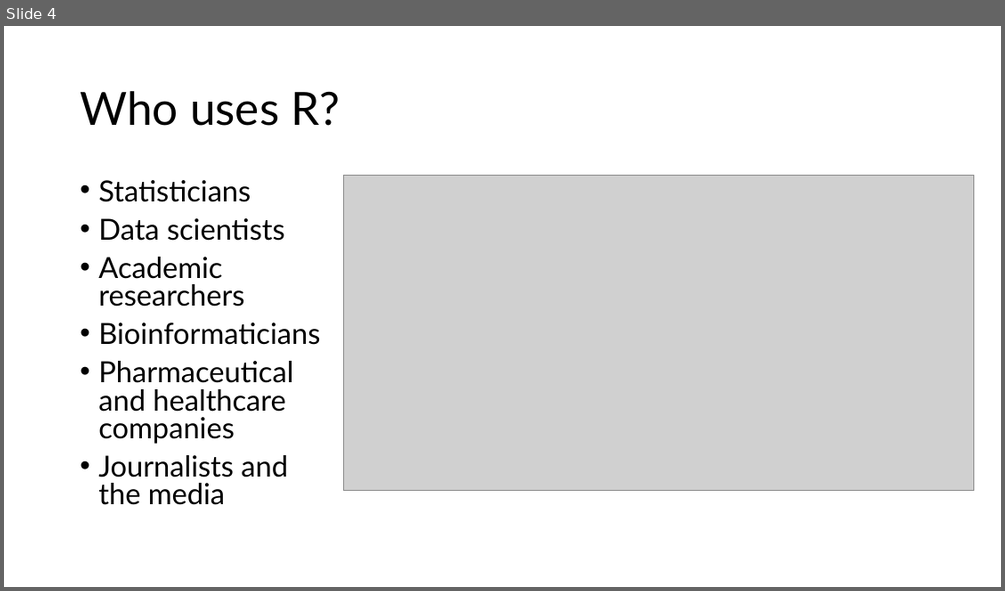
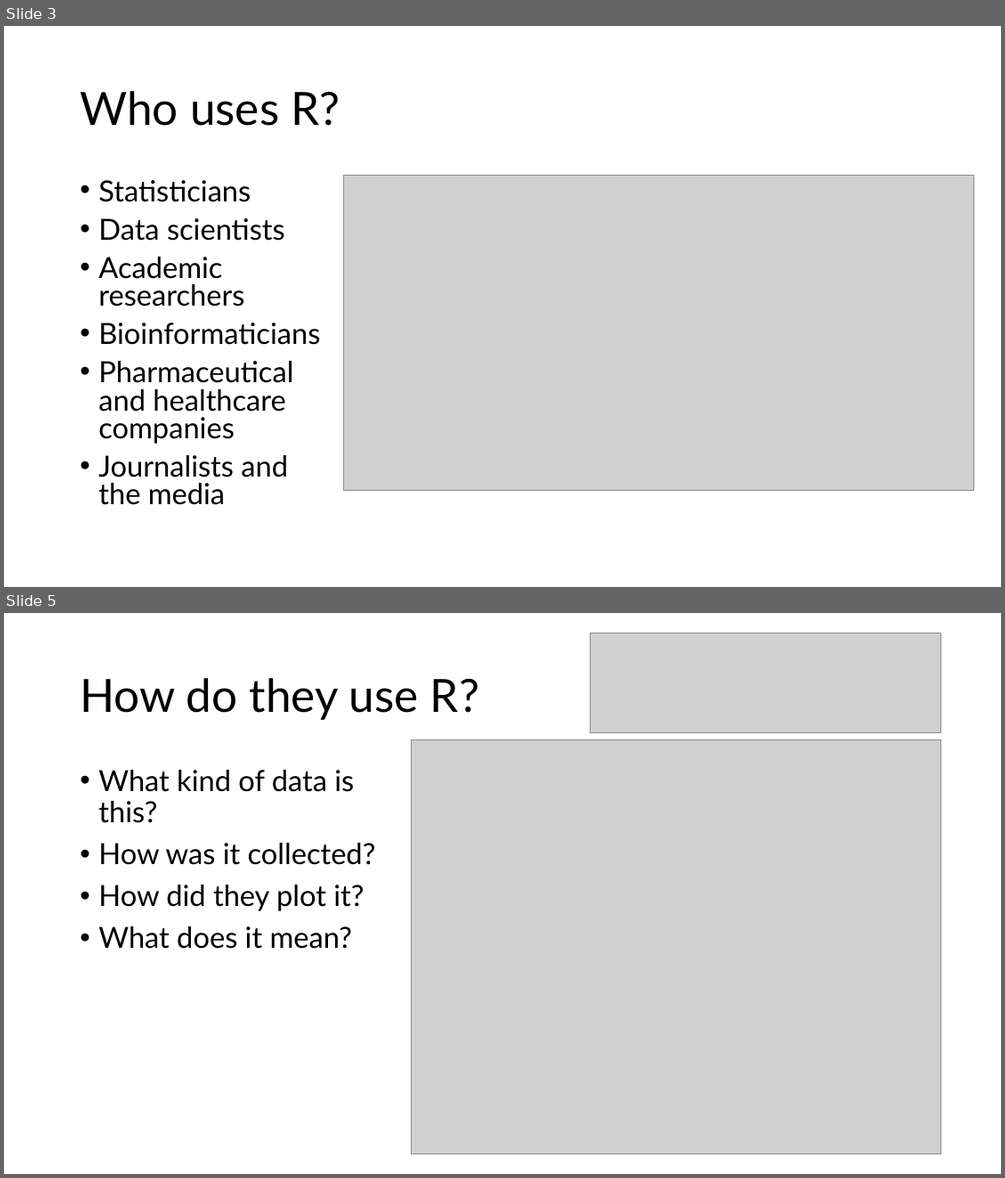
Before and after one commit to mjhemmerlein/MtBlueSky-Workshop-2026, a slide deck: Workshop-Sessions/Introduction-to-Coding/Introduction_to_R.pptx. Shown one above the other, each under a label of ours: slide 4 before the commit, slides 3 and 5 after it; the slides between them are not shown. The pictures are 1005x591 and 1005x1178 pixels, drawn with LibreOffice and Linux fonts; fonts in the diff are those of the drawing; grey boxes stand for pictures. Boxes give left, top, right and bottom in pixels: in the first picture for what was removed or moved away, otherwise in the second. Text is boxed around its words. In the diff, an @@ line names an element or a change of style, - is before the commit and + after.

```diff
--- a/Workshop-Sessions/Introduction-to-Coding/Introduction_to_R.pptx
+++ b/Workshop-Sessions/Introduction-to-Coding/Introduction_to_R.pptx
@@ slide 5 added at [4, 613, 1001, 1174], background #FFFFFF @@
@@ picture added at [591, 633, 941, 732] @@
@@ title added at [80, 678, 479, 720], 44 pt, text #000000 @@
+How do they use R?
@@ picture added at [412, 740, 941, 1153] @@
@@ text added at [98, 770, 376, 949], 28 pt, text #000000 @@
+• What kind of data is this?
+• How was it collected?
+• How did they plot it?
+• What does it mean?
@@ what was slide 4 is now slide 3 @@
```
Also in this commit, not shown: 3 slides changed, 1 other slide added, 2 slides removed, 3 other files.
